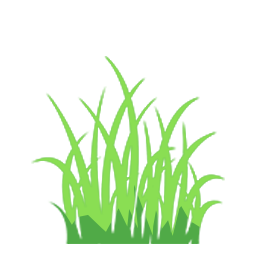
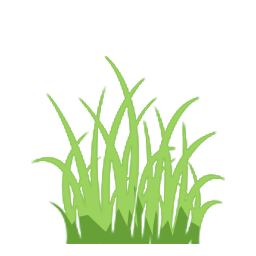
The second (256, 256) image is a revision of the first. Changes to its layers:
added layer "Layer 31" (color, 70%) in group "grass" over [31, 56, 225, 244]
